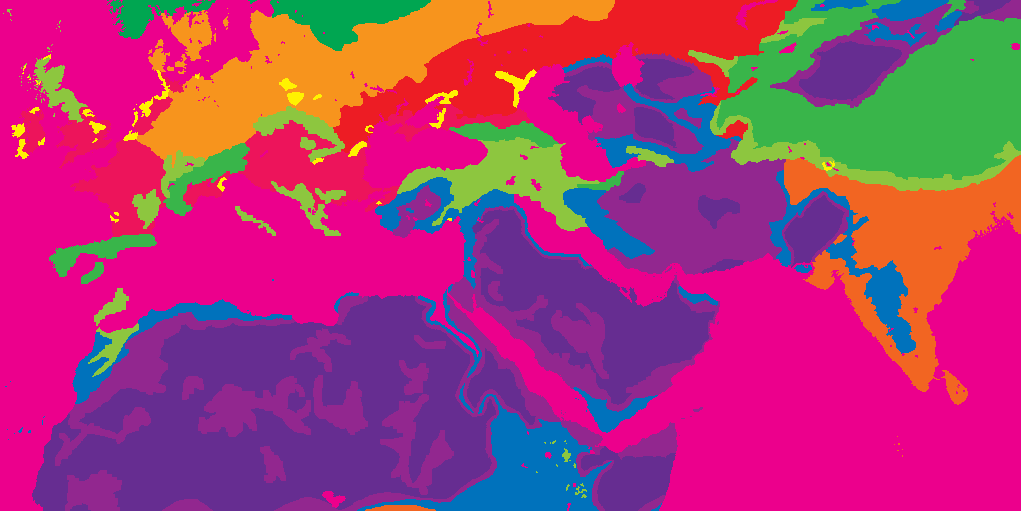
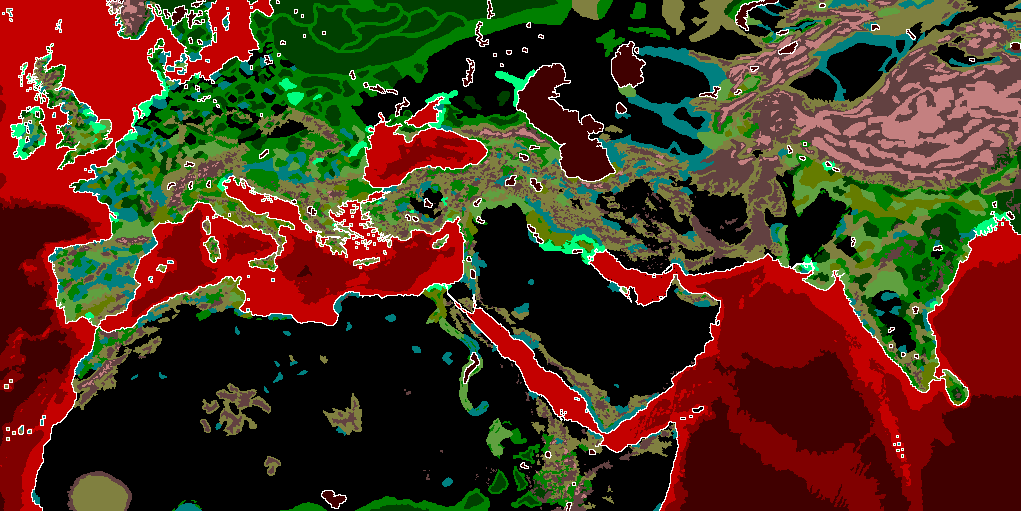
Two versions of the same layered image (1021 x 511). Layer-by-layer changes:
showed "map_ground_types", painted on it over 0, 0, 1021, 511
hid "map_climates", painted on it over 0, 0, 1021, 511
